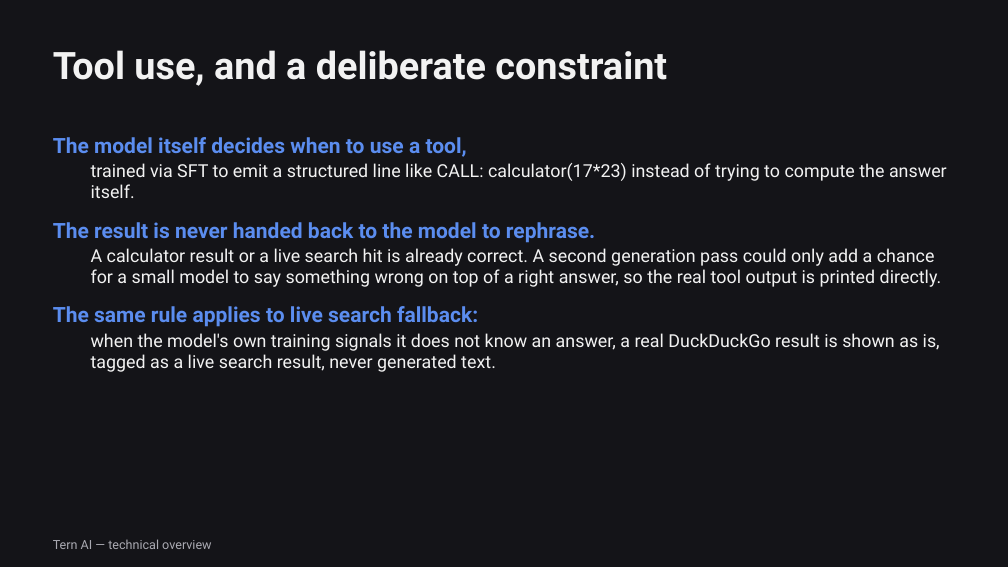
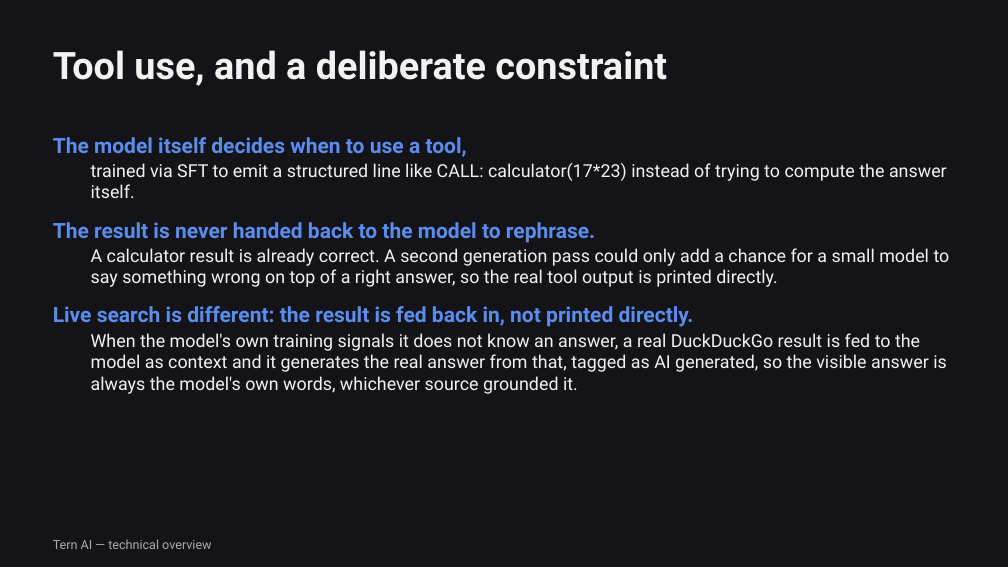
Before and after one commit to MikahNiehaus/Tern_AI, a slide deck: slide 9 of Tern_AI_Technical_Overview.pptx. Drawn at 1008x567 pixels with LibreOffice and Linux fonts; fonts in the diff are those of the drawing. Boxes give left, top, right and bottom in pixels: in the first picture for what was removed or moved away, otherwise in the second. Text is boxed around its words. In the diff, an @@ line names an element or a change of style, - is before the commit and + after.

Commit message:
Enforce prompt truncation, paraphrase gating, docs
Add explicit prompt truncation to preserve the SFT template and avoid generate() cropping the template off the front: implement _truncate_question and _no_context_prompt, update _context_prompt and build_prompt to use them. Add comprehensive tests (TestQuestionFitsTheBlockBudget) to cover oversized questions and boundary cases. Clarify README and video script: publish Hugging Face checkpoint link, document paraphrase-only grounding, best-of-N and nucleus sampling choices, and closed-book behavior. Also include an updated PPTX binary.

```diff
--- a/Tern_AI_Technical_Overview.pptx
+++ b/Tern_AI_Technical_Overview.pptx
@@ text at (x1=53, y1=248, x2=950, y2=394): text changed @@
-  A calculator result or a live search hit is already correct. A second generation pass could only add a chance for a small model to say something wrong on top of a right answer, so the real tool output is printed directly.
-The same rule applies to live search fallback:
-  when the model's own training signals it does not know an answer, a real DuckDuckGo result is shown as is, tagged as a live search result, never generated text.
+  A calculator result is already correct. A second generation pass could only add a chance for a small model to say something wrong on top of a right answer, so the real tool output is printed directly.
+Live search is different: the result is fed back in, not printed directly.
+  When the model's own training signals it does not know an answer, a real DuckDuckGo result is fed to the model as context and it generates the real answer from that, tagged as AI generated, so the visible answer is always the model's own words, whichever source grounded it.
```
Also in this commit, not shown: 2 other slides changed, 4 other files.
